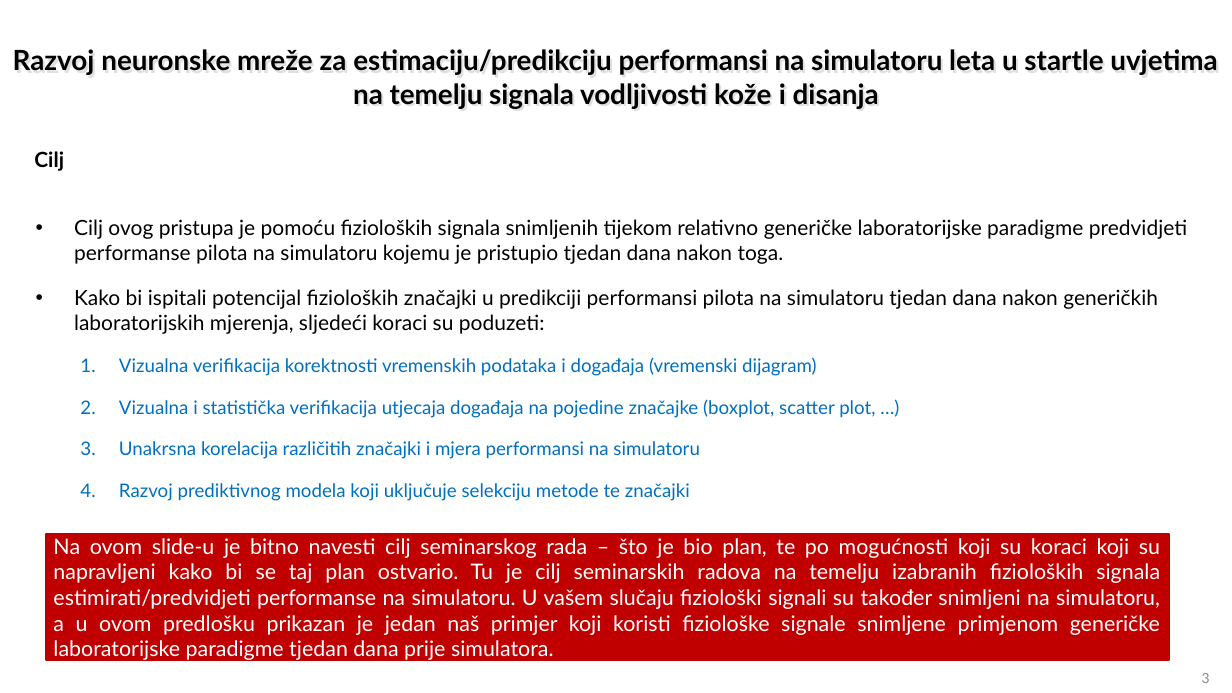
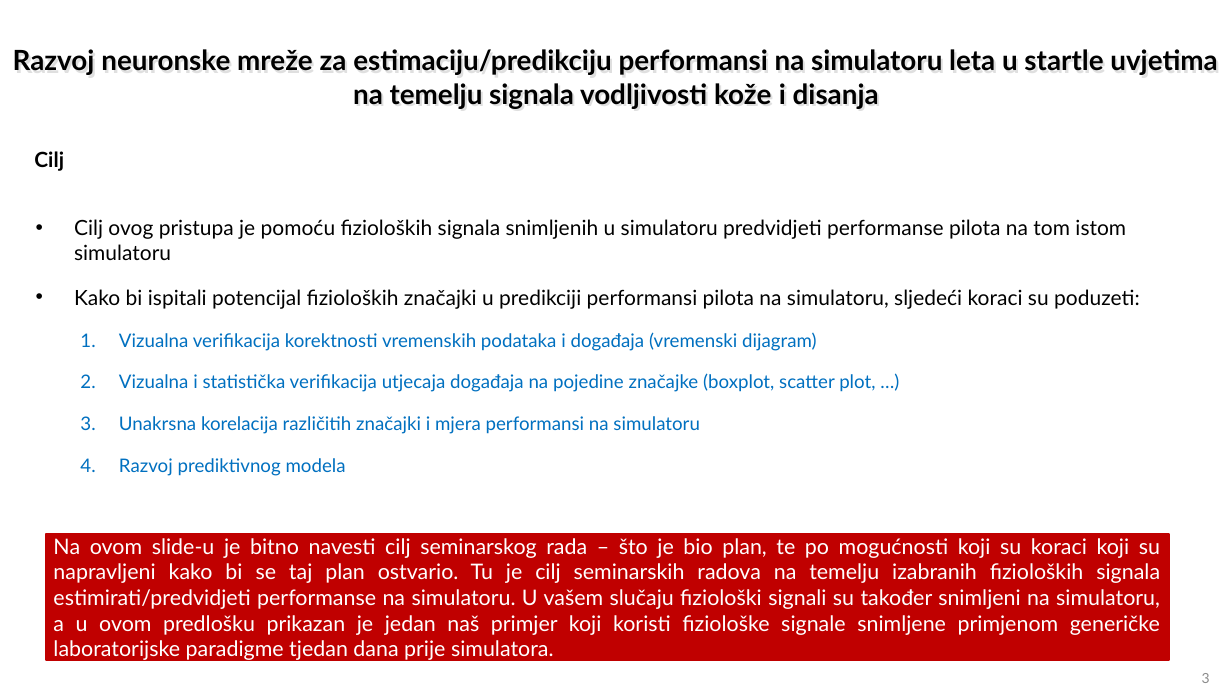
Before and after one commit to florijan127/ost_seminar, a slide deck: slide 3 of OST_2024-25_Predlozak za prakticni seminarski rad_Web (1).pptx. Drawn at 1232x693 pixels with LibreOffice and Linux fonts; fonts in the diff are those of the drawing. Boxes give left, top, right and bottom in pixels: in the first picture for what was removed or moved away, otherwise in the second. Text is boxed around its words. In the diff, an @@ line names an element or a change of style, - is before the commit and + after.

```diff
--- a/OST_2024-25_Predlozak za prakticni seminarski rad_Web (1).pptx
+++ b/OST_2024-25_Predlozak za prakticni seminarski rad_Web (1).pptx
@@ text at [74, 219, 1140, 309]: text changed @@
-• Cilj ovog pristupa je pomoću fizioloških signala snimljenih tijekom relativno generičke laboratorijske paradigme predvidjeti performanse pilota na simulatoru kojemu je pristupio tjedan dana nakon toga.
-• Kako bi ispitali potencijal fizioloških značajki u predikciji performansi pilota na simulatoru tjedan dana nakon generičkih laboratorijskih mjerenja, sljedeći koraci su poduzeti:
+• Cilj ovog pristupa je pomoću fizioloških signala snimljenih u simulatoru predvidjeti performanse pilota na tom istom simulatoru
+• Kako bi ispitali potencijal fizioloških značajki u predikciji performansi pilota na simulatoru, sljedeći koraci su poduzeti:
@@ text at [119, 458, 346, 476]: text changed @@
-  4. Razvoj prediktivnog modela koji uključuje selekciju metode te značajki
+  4. Razvoj prediktivnog modela
```
Also in this commit, not shown: 12 other slides changed, 6 slides removed, 3 other files.
